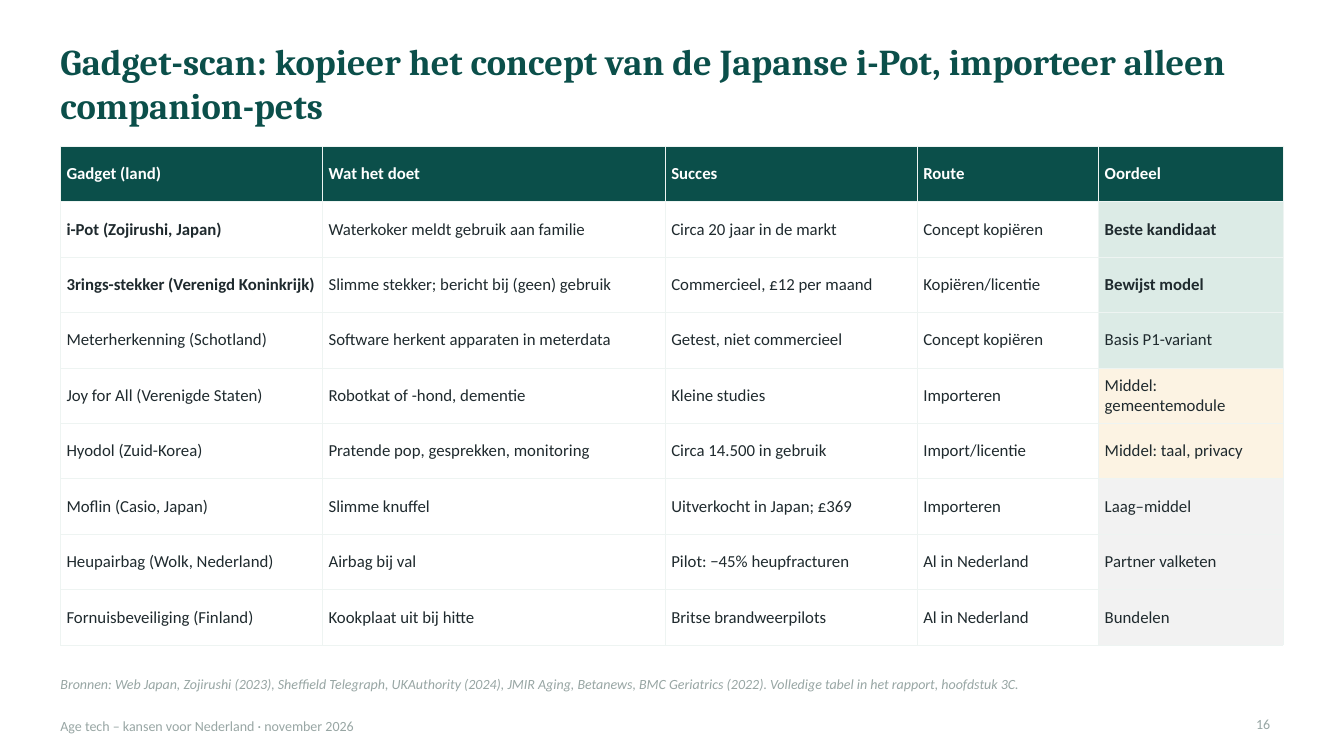
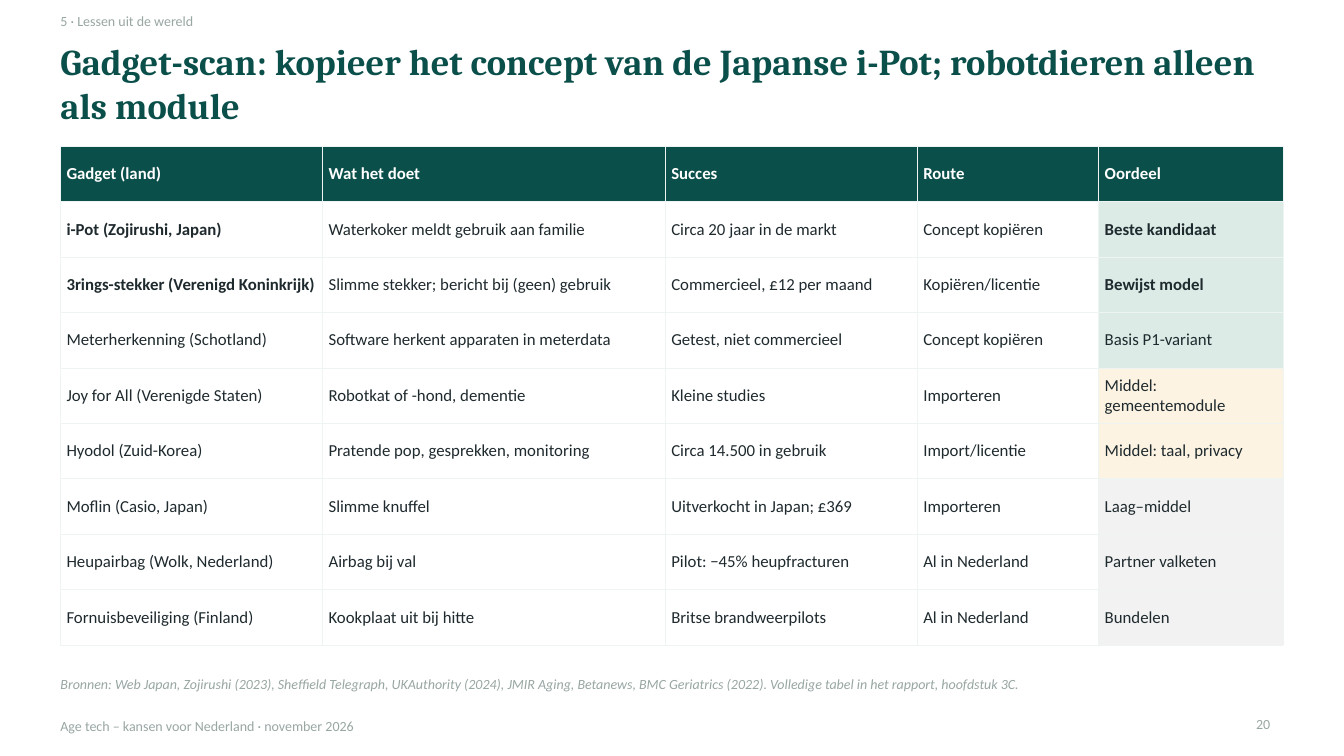
Before and after one commit to robruijn/Four-Seasons-Rome-2026, a slide deck: slide 20 of AgeTech_kansen_Nederland.pptx (slide 16 before the commit). Drawn at 1344x756 pixels with LibreOffice and Linux fonts; fonts in the diff are those of the drawing. Boxes give left, top, right and bottom in pixels: in the first picture for what was removed or moved away, otherwise in the second. Text is boxed around its words. In the diff, an @@ line names an element or a change of style, - is before the commit and + after.

```diff
--- a/AgeTech_kansen_Nederland.pptx
+++ b/AgeTech_kansen_Nederland.pptx
@@ text added at [60,16,193,26], 10 pt, text #98A6A4 @@
+5 · Lessen uit de wereld
@@ title at [60,49,1254,120]: text changed @@
-Gadget-scan: kopieer het concept van de Japanse i-Pot, importeer alleen companion-pets
+Gadget-scan: kopieer het concept van de Japanse i-Pot; robotdieren alleen als module
@@ page number at [1256,720,1270,729]: text changed @@
-16
+20
```
Also in this commit, not shown: 45 other slides changed, 4 slides added.
